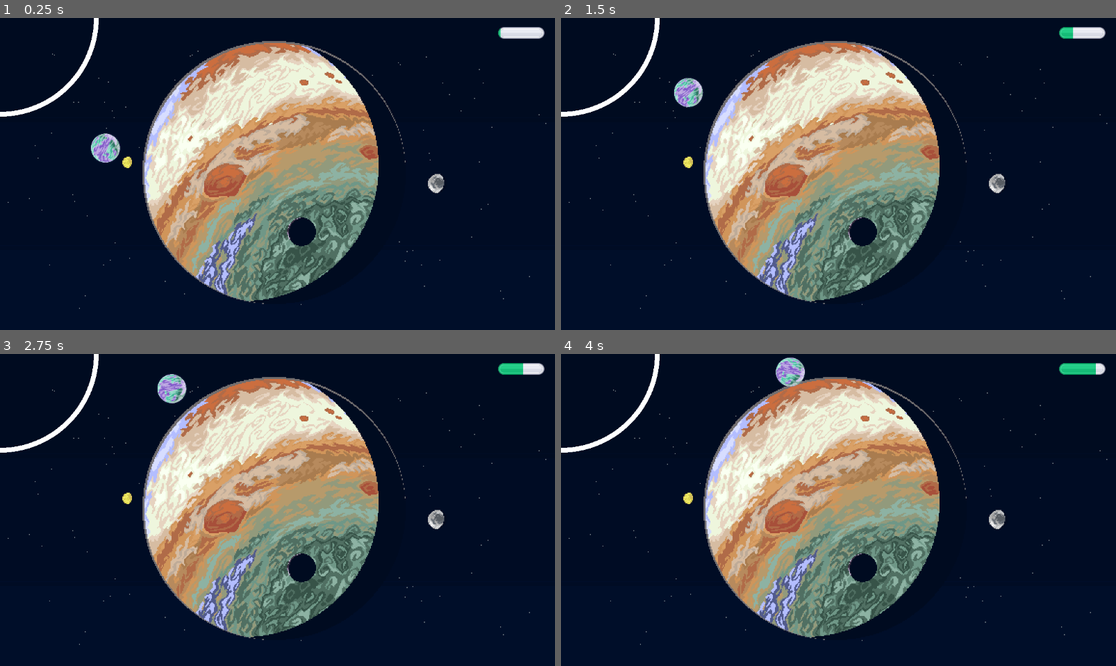
Above: before the commit, frames 1-4 (two rows, left to right).
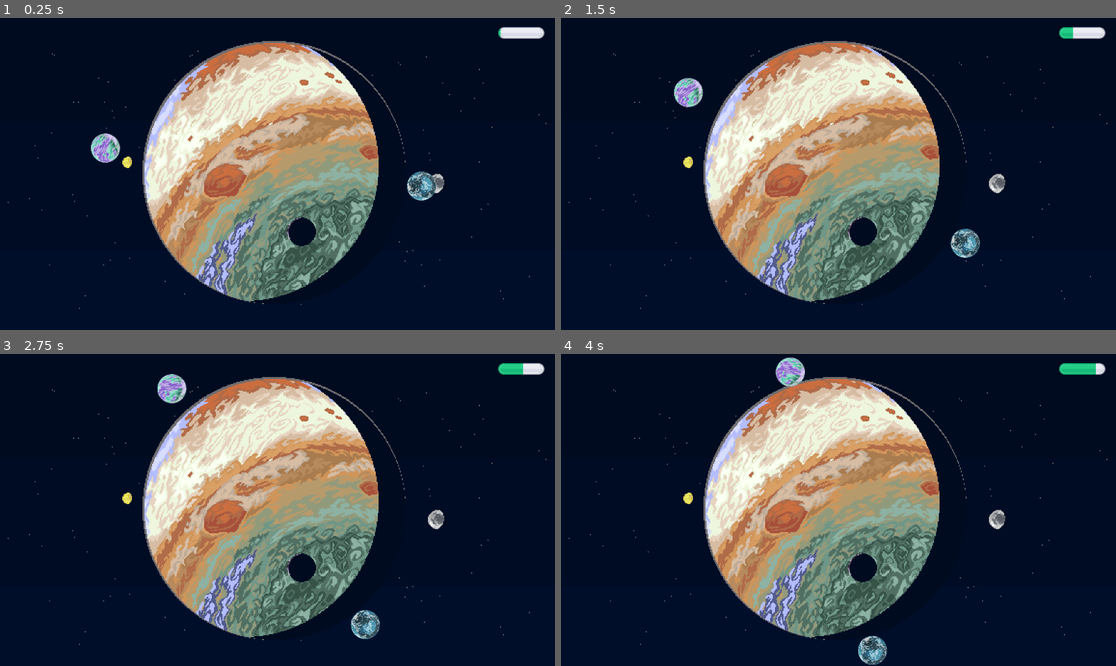
Above: after the commit, the same moments.

Repository: ThreeChooseOne/loopiter
Game: Godot game, scene res://main.tscn
Two runs of this game, one before a commit and one after it. Both use one fixed random seed, a clock stepped at 60 frames per second and the inputs below.
Inputs:
- Up to frame 1 (0.25 s): no input
- Up to frame 2 (1.5 s): no input
- Up to frame 3 (2.75 s): no input
- Up to frame 4 (4 s): no input

The runs differ from the first frame. In frame 1, 0.8% of the frame differs, in the area x 0-79%, y 0-59%; in frame 2, 0.8%; in frame 3, 0.8%, in the area x 0-69%, y 0-92%; in frame 4, 0.8%.

Commit message:
fix the generated orbit

Diff:
--- a/core/base_orbit.gd
+++ b/core/base_orbit.gd
@@ -6,11 +6,12 @@
 var speed = 100
 
 func _init(radius: float, center: Vector2) -> void:
-	center = get_viewport_rect().size/2.0
 	curve = Curve2D.new()
 	for n in 100:
 		var angle = 2*PI*n/100
 		var delta_vec: Vector2 = Vector2.from_angle(angle)
 		var new_point: Vector2 = center + radius*delta_vec
 		curve.add_point(new_point)
+	# close the LOOP???
+	curve.add_point(center + radius*Vector2(1,0))
 	return
--- a/core/orbiting_body.gd
+++ b/core/orbiting_body.gd
@@ -22,6 +22,7 @@
 func _init():
 	follower = PathFollow2D.new()
 	sprite = Sprite2D.new()
+	add_random_planet()
 
 func add_random_planet() -> void:
 	var random_planet_png = planets[randi() % planets.size()]
--- a/main.gd
+++ b/main.gd
@@ -10,19 +10,24 @@
 	# Initialize orbit with a random planet
 	orbit.add_random_planet()
 
+	# Add 5 orbits
 	for n in 5:
-		var orbit_radius = (n+1)*200.0
-		var center = Vector2()
-		orbits.append(BaseOrbit.new(orbit_radius, center))
+		var orbit_radius = (n+1)*300.0
+		var center = get_viewport_rect().size/2.0
+		var new_orbit = BaseOrbit.new(orbit_radius, center)
+		orbits.append(new_orbit)
+		add_child(new_orbit)
 
 	var gen_moon = OrbitingBody.new()
 	moons.append(gen_moon)
 	orbits[0].add_child(gen_moon.get_follower())
-	debug_orbit = Line2D.new()
-	debug_orbit.points = orbits[0].curve.get_baked_points()
-	add_child(debug_orbit)
-	print(orbits[0])
+
+	# TODO: Refactor this visualization code somewhere else
+	# debug_orbit = Line2D.new()
+	# debug_orbit.points = orbits[0].curve.get_baked_points()
+	# add_child(debug_orbit)
 
 func _process(delta: float) -> void:
+	# Should main be updating the orbits?
 	for mm in moons:
 		mm.update(delta)
